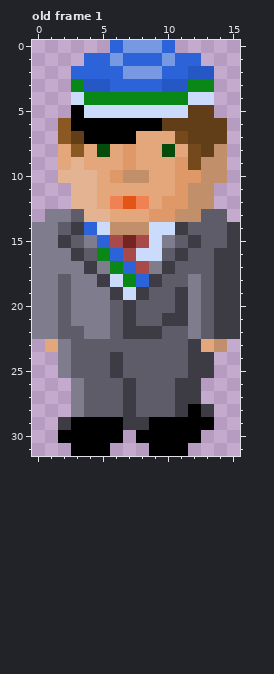
Two states of a pixel-art file, art/cfe-ksv.aseprite. Above: the version before the commit.
16x32 pixels, 3 frames. Shown: old frame 1. The commit also changed other frames, which this record leaves out.
The result:
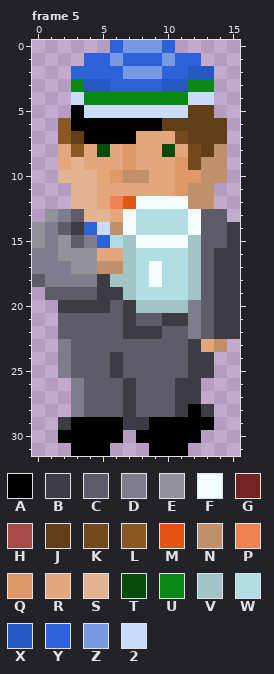
Palette (. is transparent): A #000000  B #3d3b44  C #5f5c6a  D #7f7c8d  E #92929b  F #f5fefe  G #762323  H #a84a4a  J #613e18  K #744a1c  L #8a5822  M #e35514  N #c28f6b  P #ef8152  Q #df9968  R #e3a77b  S #e3b392  T #054c0c  U #098717  V #a3c4c7  W #b0dee3  X #2658c5  Y #2d63d8  Z #7799e2  2 #cbdbfc
A new or re-ordered frame is compared with the old frame closest to it.
What changed:
frames 3 -> 5
layer "kann" added
layer "kasi" added
Frame 5 is new; against old frame 1, layers "kasi", "kann", "Layer 1":
y 12: x 8..11 PRQQ -> FFFF
y 13: x 1 D -> E; x 7..12 RRQQNN -> FWWWWF
y 14: x 0 D -> E; x 7..12 NN22BC -> FWWWWF
y 15: x 0 D -> E; x 2 B -> E; x 6..12 HGH2DCB -> WVFFFFV
y 16: x 2..12 DBCUYH22CBC -> EEERRVWWWWV
y 17: x 3..12 DBDUYHDBCC -> EENNVWFWWV
y 18: x 0 D -> C; x 2 C -> D; x 6..12 2UYBCCD -> VVWFWWV
y 19: x 0..1 DD -> .C; x 3..5 DDD -> CCB; x 7..12 2BCCBD -> VWWWWV
y 20: x 0..5 DDCDDD -> ..BBBB; x 8..11 CCCB -> VVVV
y 21: x 0..1 DD -> ..; x 3..5 DDD -> CCC
y 22: x 0..1 DD -> ..; x 4..5 DD -> CC
y 23: x 1 R -> .
Boxes around the changes in both pictures, in picture pixels (x1, y1, x2, y2):
changed: (32, 196, 201, 352)
